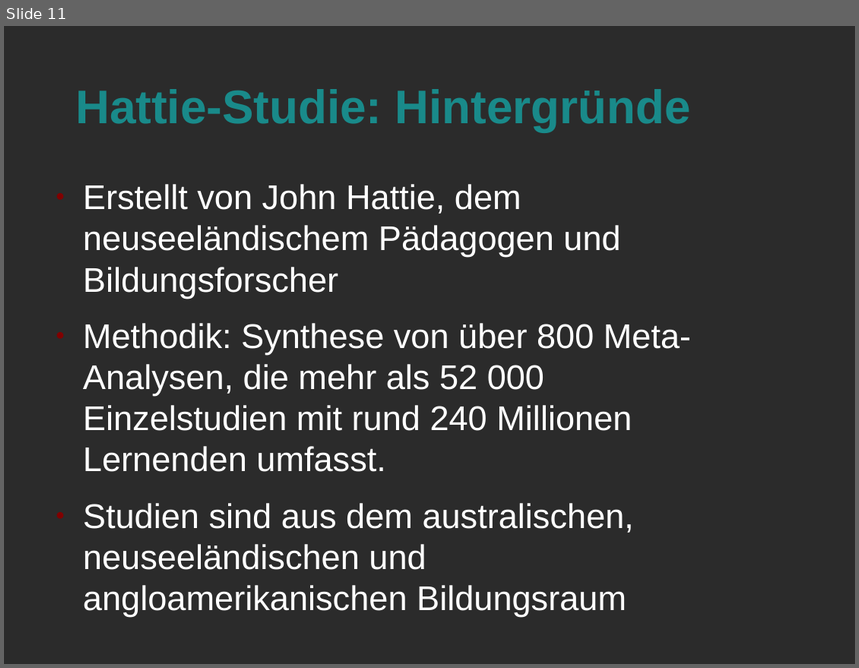
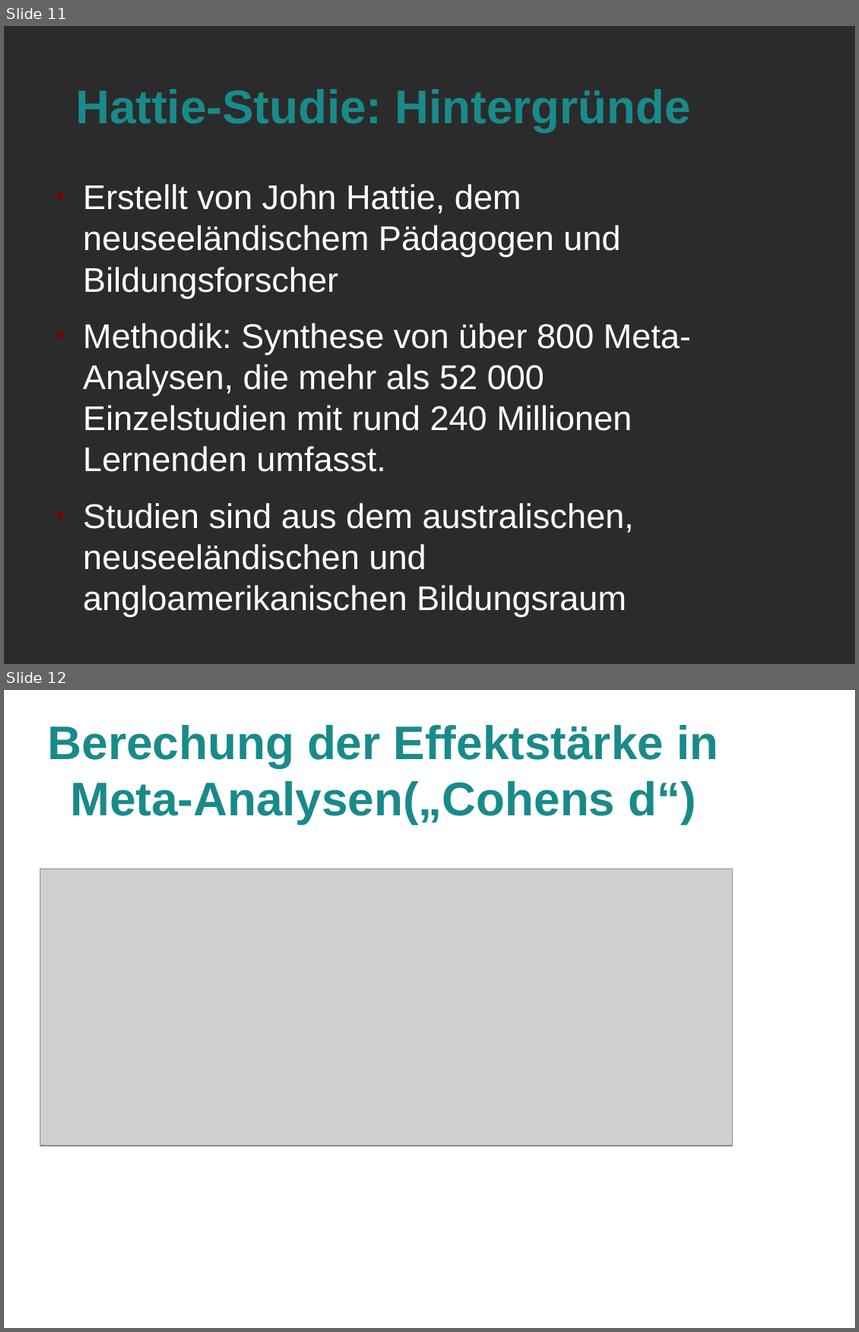
Before and after one commit to LorenzMueller/SS19, a slide deck: Mathe Didaktik/Präsentation.odp. Shown one above the other, each under a label of ours: slide 11 before the commit, slides 11 and 12 after it. The pictures are 859x668 and 859x1332 pixels, drawn with LibreOffice and Linux fonts; fonts in the diff are those of the drawing; grey boxes stand for pictures; background and template pictures are left out; a plain dark background stands for a picture behind light text. Boxes give left, top, right and bottom in pixels: in the first picture for what was removed or moved away, otherwise in the second. Text is boxed around its words. In the diff, an @@ line names an element or a change of style, - is before the commit and + after.

```diff
--- a/Mathe Didaktik/Präsentation.odp
+++ b/Mathe Didaktik/Präsentation.odp
@@ slide 12 added at [4, 690, 855, 1328], background picture (left out) @@
@@ title added at [48, 725, 718, 825], 44 pt, text #198A8A, bold @@
+Berechung der Effektstärke in Meta-Analysen(„Cohens d“)
@@ picture added at [40, 869, 732, 1146] @@
```
Also in this commit, not shown: 3 slides changed, 2 other slides added, 3 other files.
